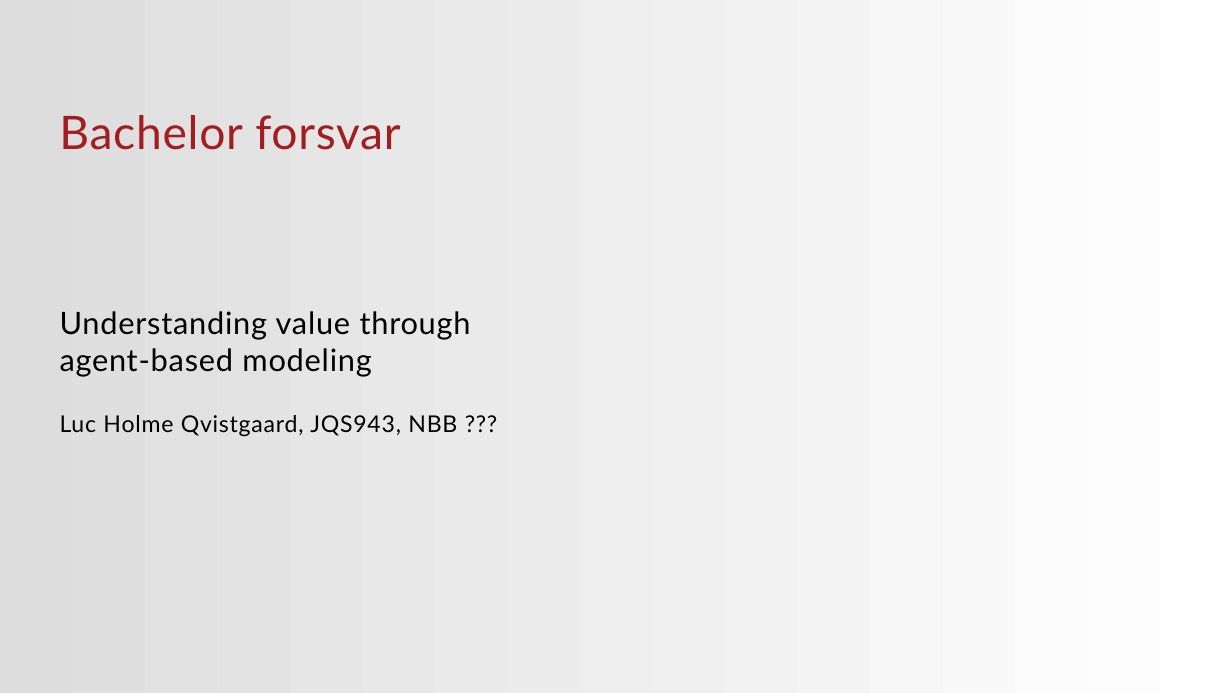
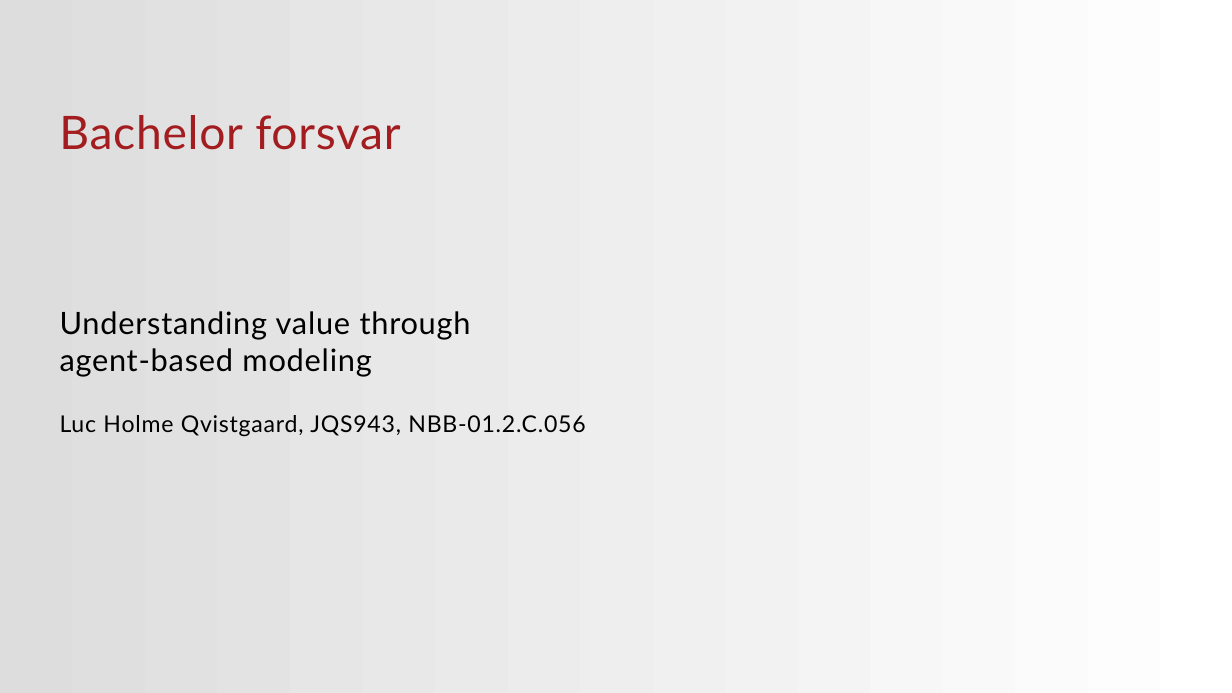
Before and after one commit to slyluc/Agent-Based-Trading-Model, a slide deck: slide 2 of Figures/Bachelor forsvar.pptx. Drawn at 1232x693 pixels with LibreOffice and Linux fonts; fonts in the diff are those of the drawing; background and template pictures are left out. Boxes give left, top, right and bottom in pixels: in the first picture for what was removed or moved away, otherwise in the second. Text is boxed around its words. In the diff, an @@ line names an element or a change of style, - is before the commit and + after.

```diff
--- a/Figures/Bachelor forsvar.pptx
+++ b/Figures/Bachelor forsvar.pptx
@@ text at (60,415,585,437): text changed @@
-Luc Holme Qvistgaard, JQS943, NBB ???
+Luc Holme Qvistgaard, JQS943, NBB-01.2.C.056
```
Also in this commit, not shown: 1 slide added, 1 other file.
